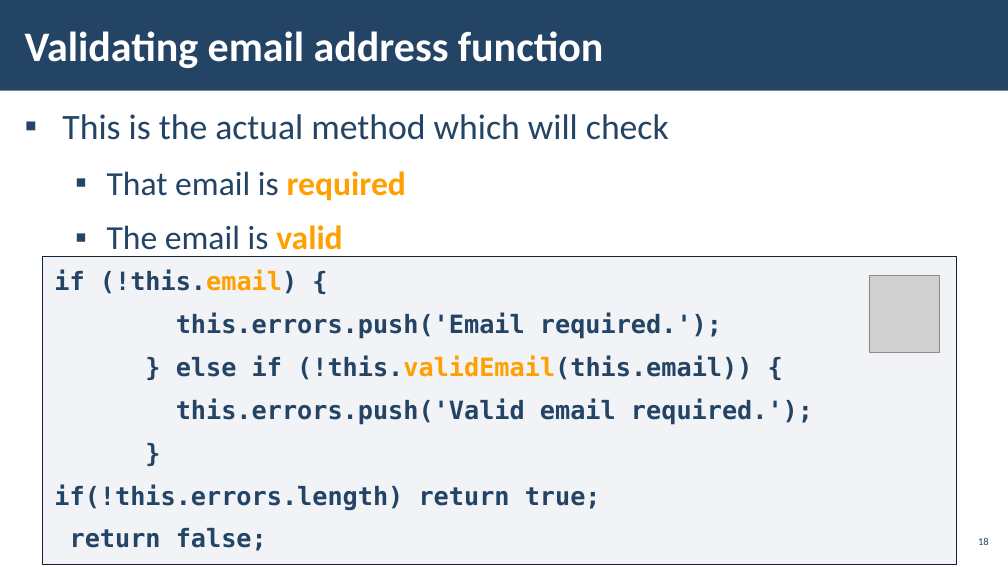
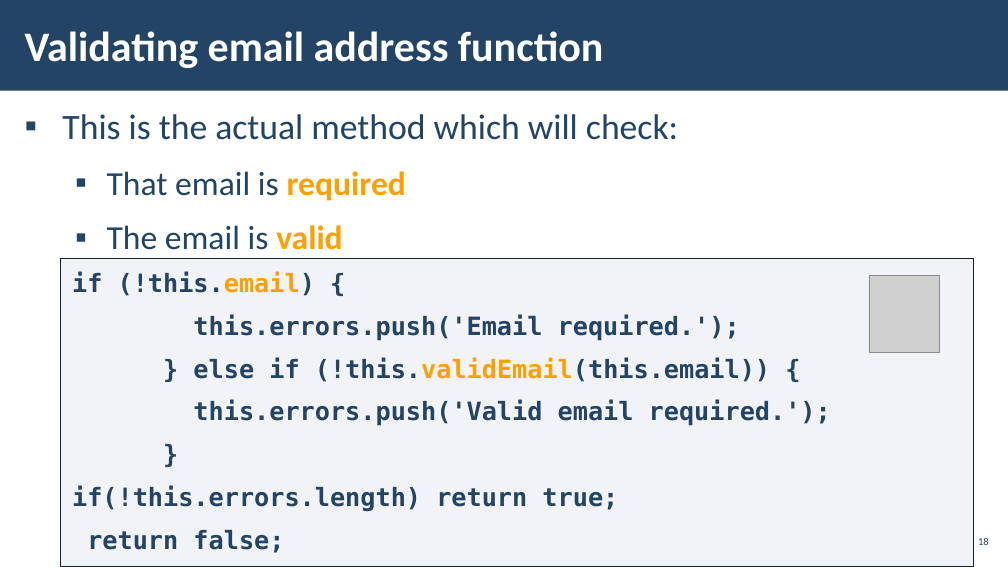
Before and after one commit to Vue-Course-Plans/Vue-Lectures, a slide deck: slide 18 of Validators/10.Validators.pptx. Drawn at 1008x567 pixels with LibreOffice and Linux fonts; fonts in the diff are those of the drawing; grey boxes stand for pictures; background and template pictures are left out. Boxes give left, top, right and bottom in pixels: in the first picture for what was removed or moved away, otherwise in the second. Text is boxed around its words. In the diff, an @@ line names an element or a change of style, - is before the commit and + after.

Commit message:
Pptx - Finished

```diff
--- a/Validators/10.Validators.pptx
+++ b/Validators/10.Validators.pptx
@@ text at box(62, 114, 678, 140): text changed @@
-▪ This is the actual method which will check
+▪ This is the actual method which will check:
@@ rectangle "if (!this.email) {": place and size @@
-rectangle "if (!this.email) {" at box(42, 256, 956, 565)
+rectangle "if (!this.email) {" at box(60, 259, 974, 567)
```
Also in this commit, not shown: 10 other slides changed, 2 slides added, 2 slides removed, 1 other file.
